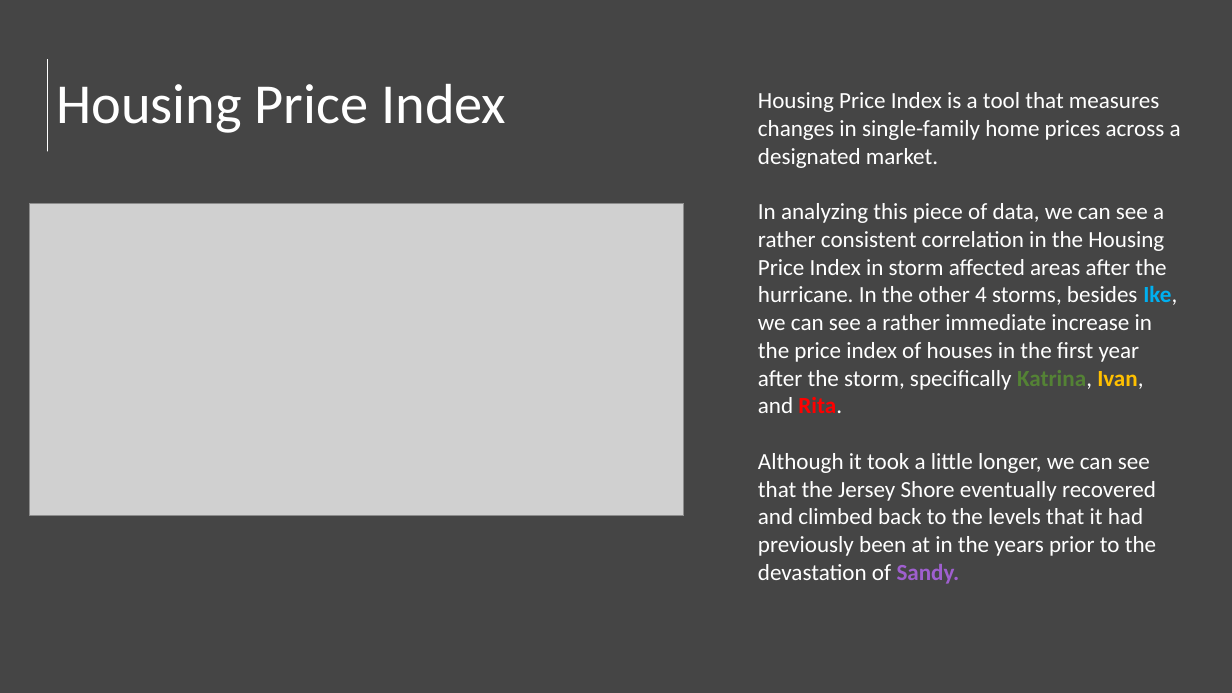
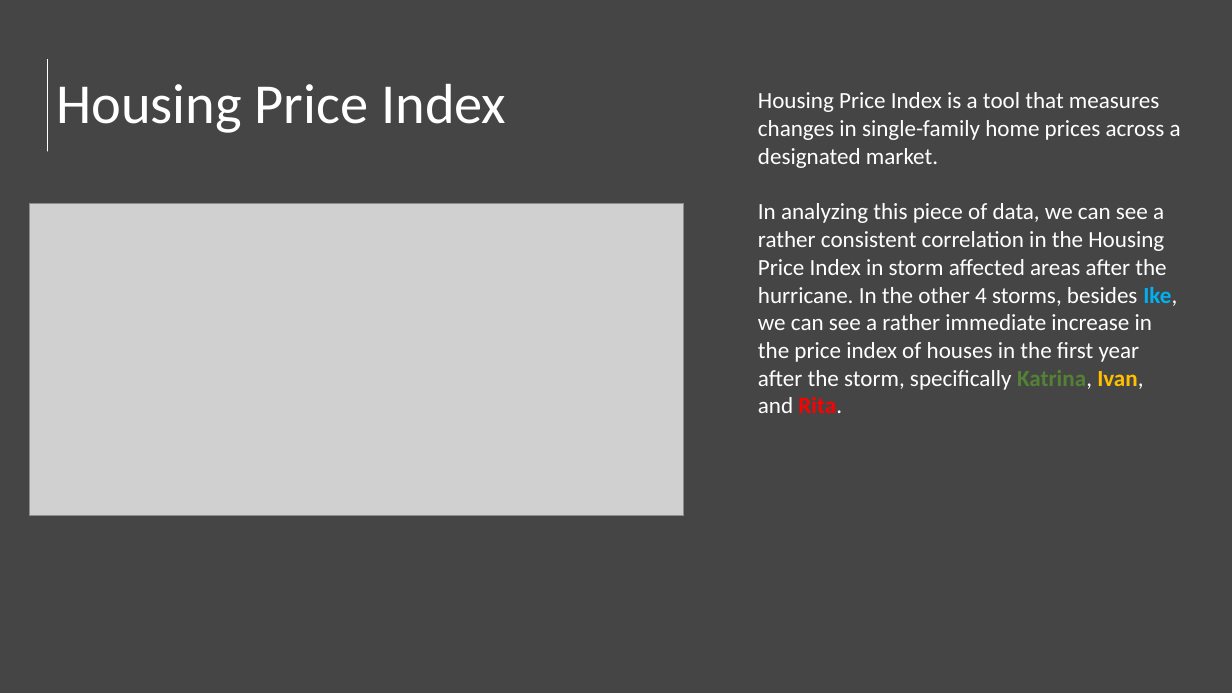
Before and after one commit to mchrzanowski27/Project1, a slide deck: slide 13 of Project 1 Presentation.pptx. Drawn at 1232x693 pixels with LibreOffice and Linux fonts; fonts in the diff are those of the drawing; grey boxes stand for pictures. Boxes give left, top, right and bottom in pixels: in the first picture for what was removed or moved away, otherwise in the second. Text is boxed around its words. In the diff, an @@ line names an element or a change of style, - is before the commit and + after.

```diff
--- a/Project 1 Presentation.pptx
+++ b/Project 1 Presentation.pptx
@@ text at [758,453,1156,584]: paragraph removed @@
-Although it took a little longer, we can see that the Jersey Shore eventually recovered and climbed back to the levels that it had previously been at in the years prior to the devastation of Sandy.
```
Also in this commit, not shown: 1 other slide changed, 1 other file.
